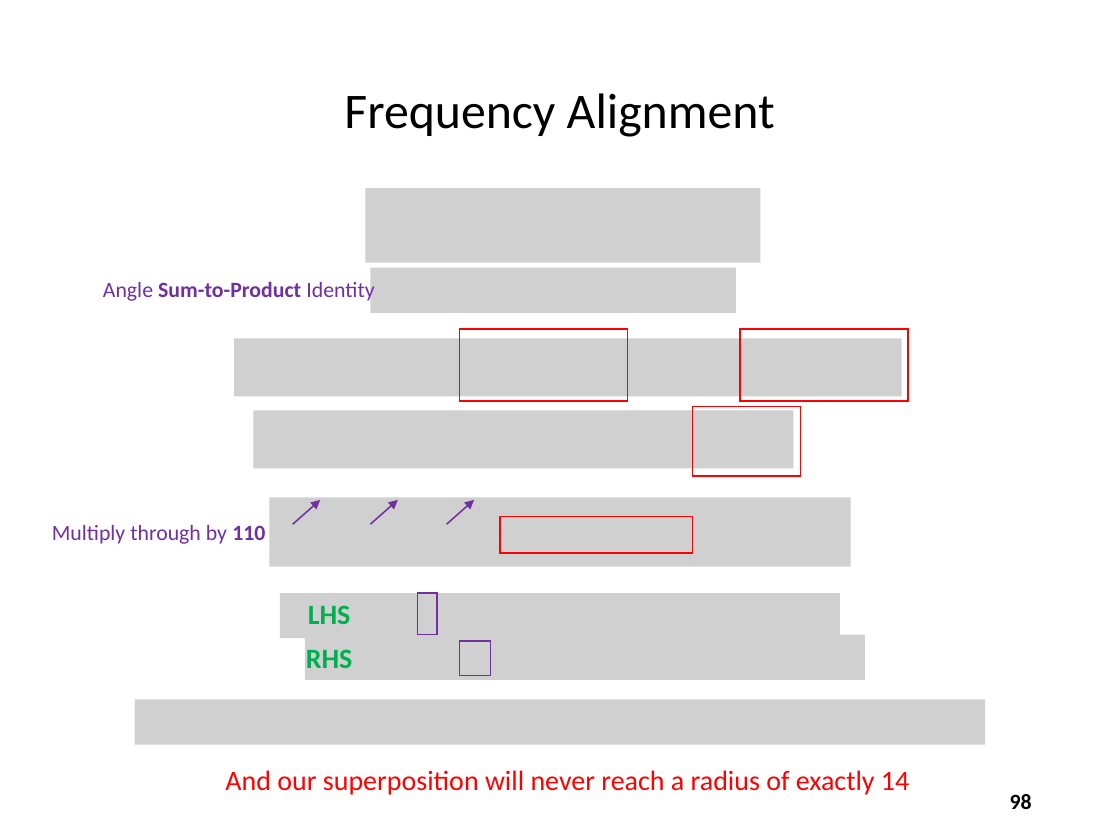
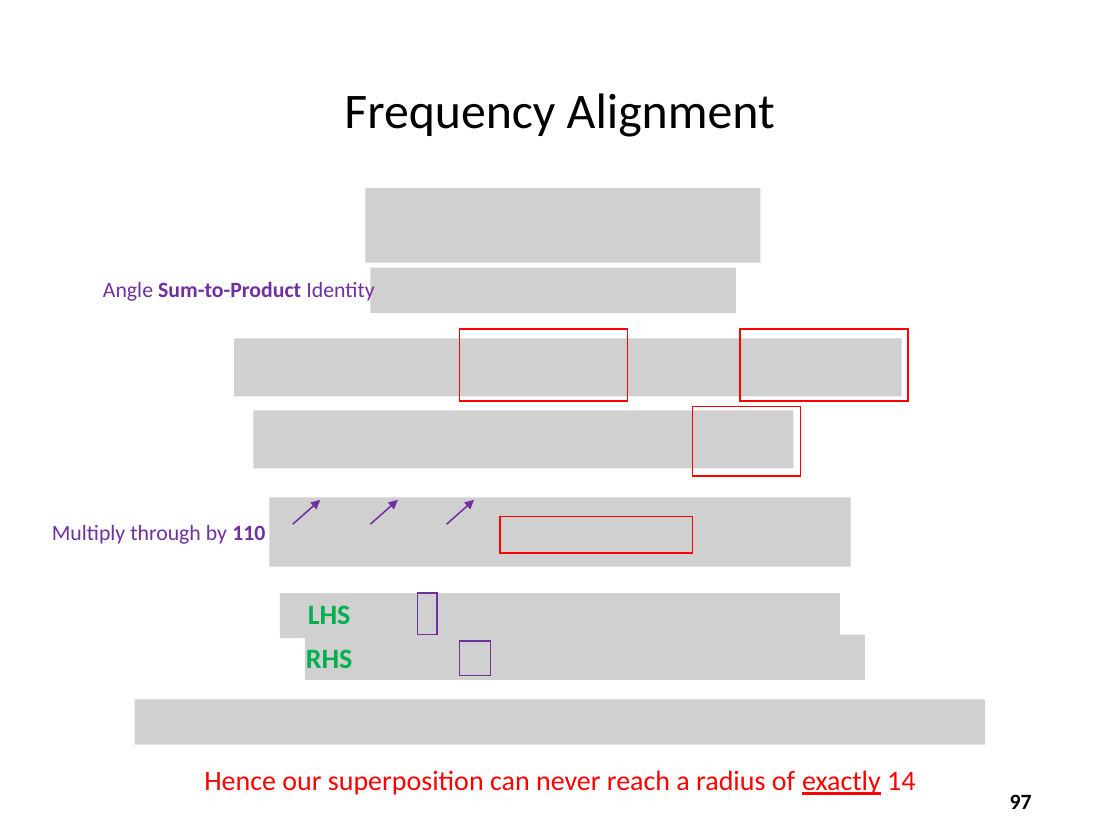
Before and after one commit to dbiersach/scicomp101, a slide deck: slide 97 of Session 07 - Trigonometry and Polar Graphs/Session 07 - Trigonometry and Polar Graphs.pptx (slide 98 before the commit). Drawn at 1120x840 pixels with LibreOffice and Linux fonts; fonts in the diff are those of the drawing; grey boxes stand for pictures. Boxes give left, top, right and bottom in pixels: in the first picture for what was removed or moved away, otherwise in the second. Text is boxed around its words. In the diff, an @@ line names an element or a change of style, - is before the commit and + after.

```diff
--- a/Session 07 - Trigonometry and Polar Graphs/Session 07 - Trigonometry and Polar Graphs.pptx
+++ b/Session 07 - Trigonometry and Polar Graphs/Session 07 - Trigonometry and Polar Graphs.pptx
@@ text at [204, 770, 915, 795]: text changed @@
-And our superposition will never reach a radius of exactly 14
+Hence our superposition can never reach a radius of exactly 14
@@ page number at [1010, 794, 1032, 809]: text changed @@
-98
+97
```
Also in this commit, not shown: 1 slide removed.
